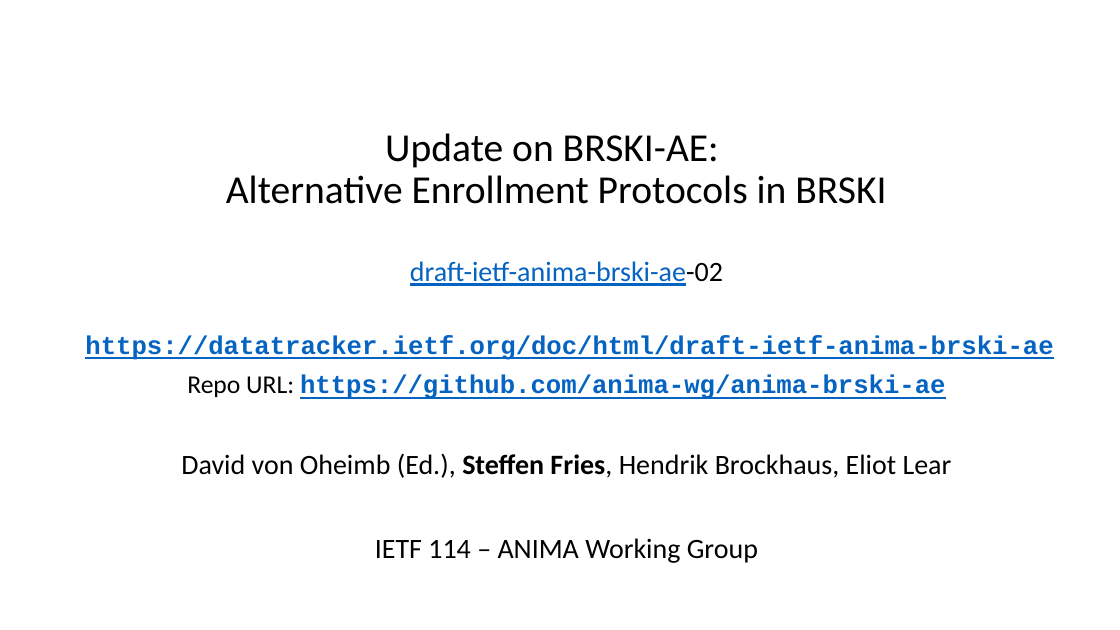
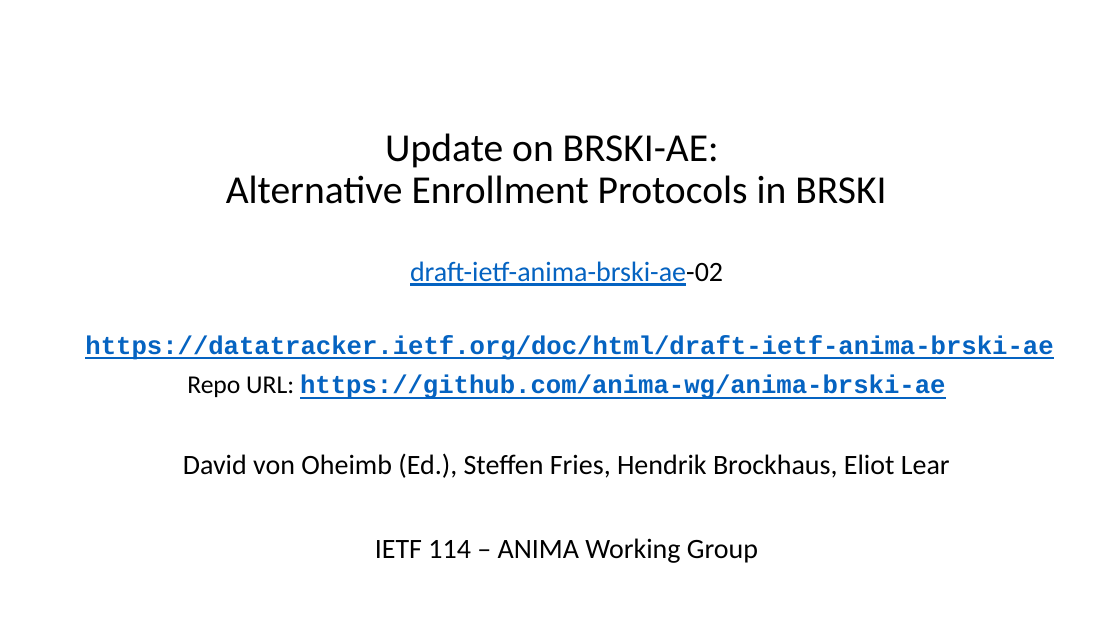
Before and after one commit to anima-wg/anima-brski-ae, a slide deck: slide 1 of presentations/slides-114-BRSKI-AE.pptx. Drawn at 1120x630 pixels with LibreOffice and Linux fonts; fonts in the diff are those of the drawing. Boxes give left, top, right and bottom in pixels: in the first picture for what was removed or moved away, otherwise in the second. Text is boxed around its words. In the diff, an @@ line names an element or a change of style, - is before the commit and + after.

```diff
--- a/presentations/slides-114-BRSKI-AE.pptx
+++ b/presentations/slides-114-BRSKI-AE.pptx
@@ text at (x1=183, y1=453, x2=950, y2=478): bold off in "Steffen Fries," @@
```
Also in this commit, not shown: 3 other slides changed.
